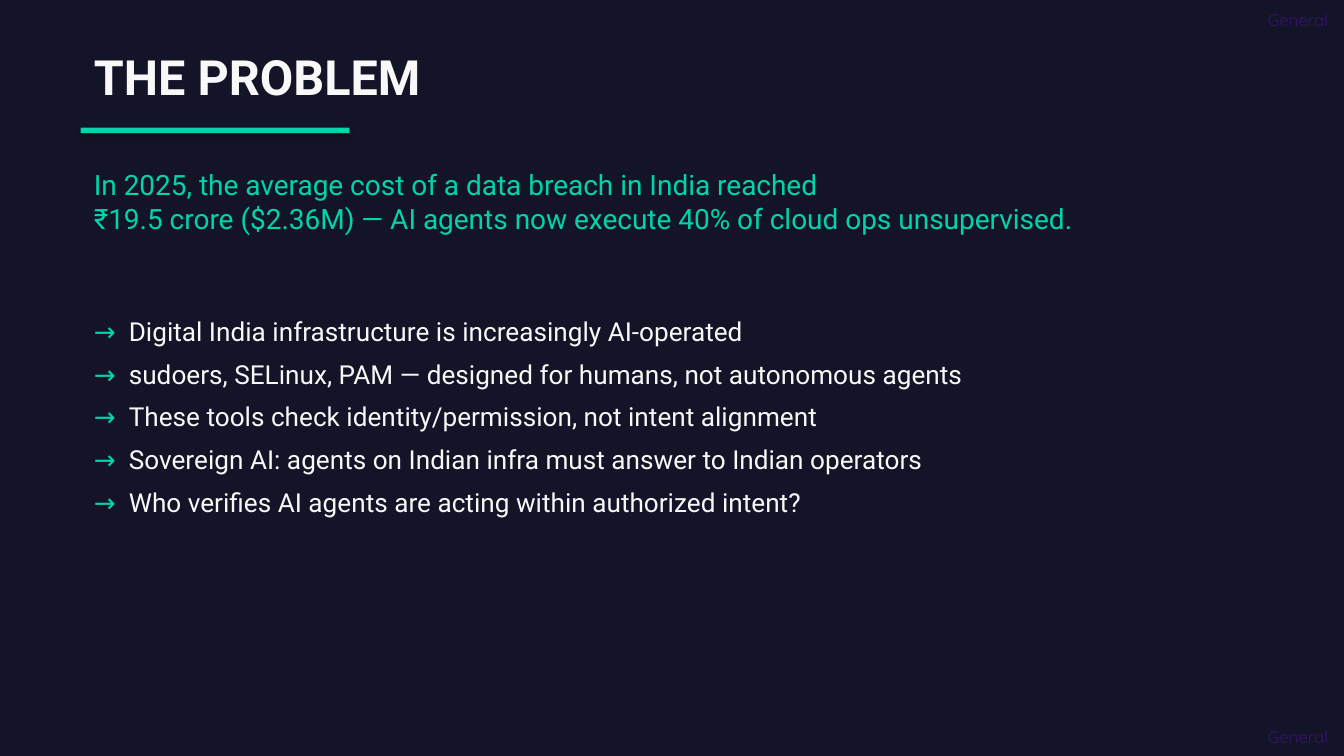
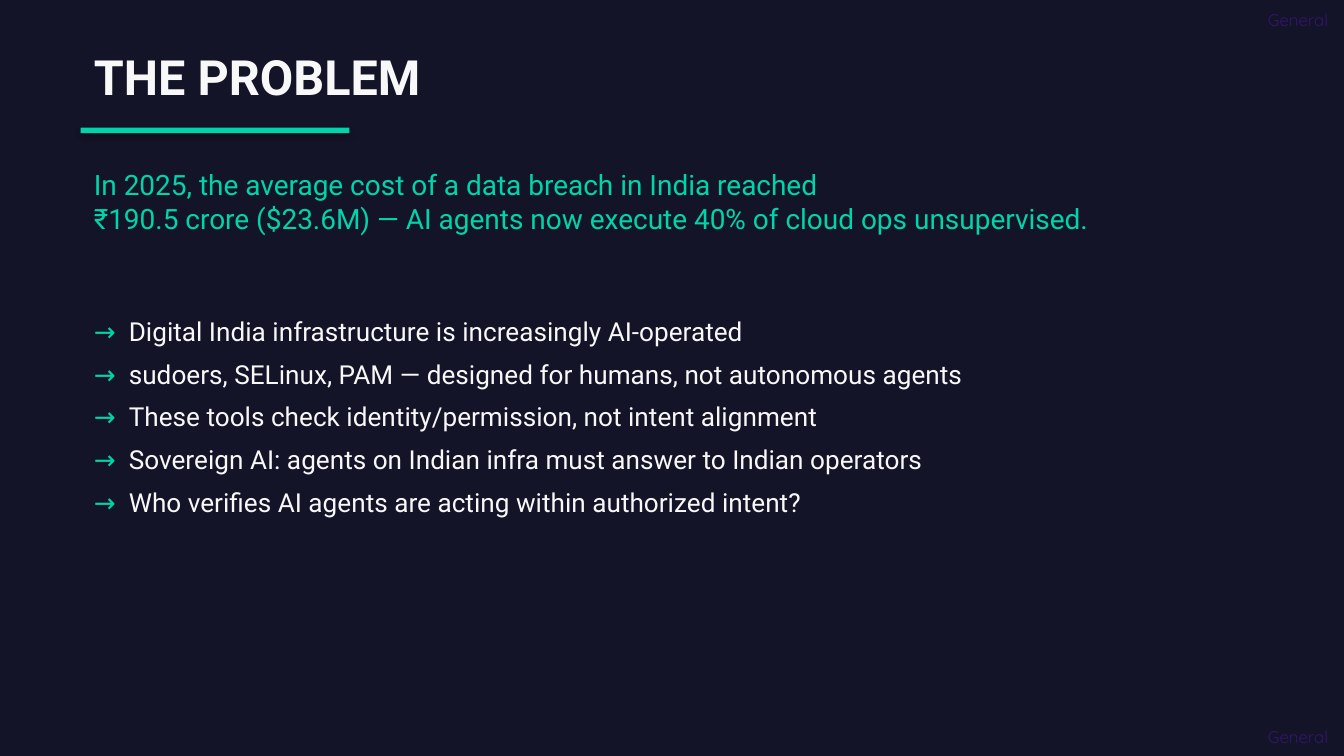
Before and after one commit to rachitGupta-ai/IntentGuard, a slide deck: slide 2 of docs/IntentGuard-CDAC-Deck_2026.pptx. Drawn at 1344x756 pixels with LibreOffice and Linux fonts; fonts in the diff are those of the drawing. Boxes give left, top, right and bottom in pixels: in the first picture for what was removed or moved away, otherwise in the second. Text is boxed around its words. In the diff, an @@ line names an element or a change of style, - is before the commit and + after.

```diff
--- a/docs/IntentGuard-CDAC-Deck_2026.pptx
+++ b/docs/IntentGuard-CDAC-Deck_2026.pptx
@@ text at (94, 173, 1088, 235): text changed @@
-In 2025, the average cost of a data breach in India reached
-₹19.5 crore ($2.36M) — AI agents now execute 40% of cloud ops unsupervised.
+In 2025, the average cost of a data breach in India reached
+₹190.5 crore ($23.6M) — AI agents now execute 40% of cloud ops unsupervised.
```
Also in this commit, not shown: 4 slides added, 3 slides removed, 29 other files.
